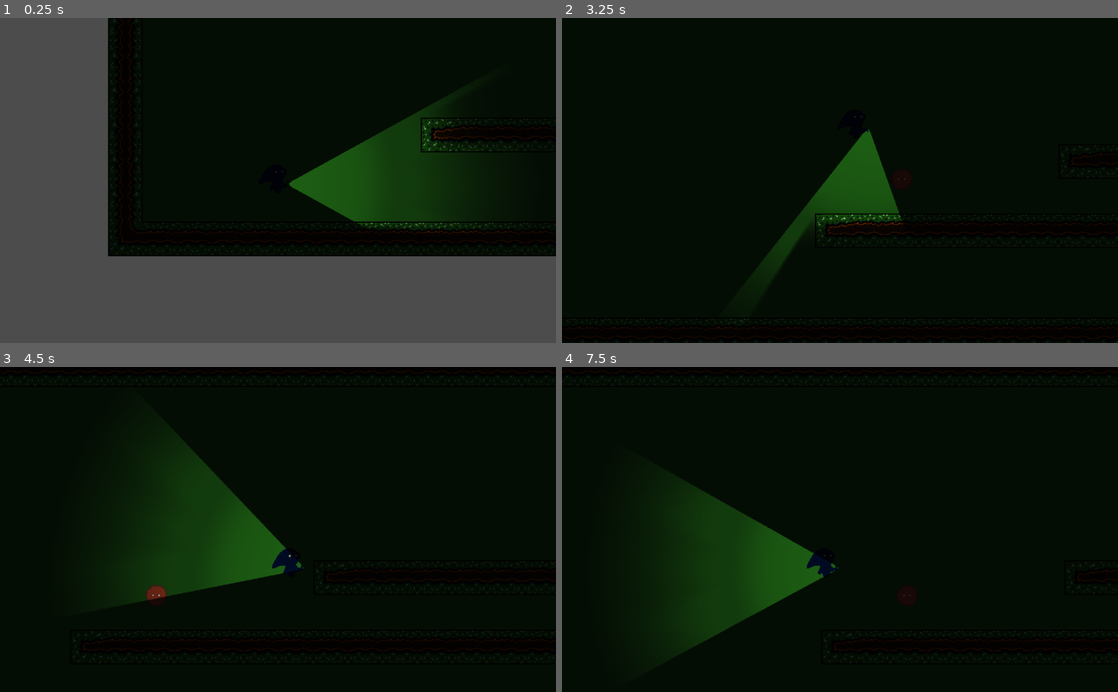
Above: before the commit, frames 1-4 (two rows, left to right).
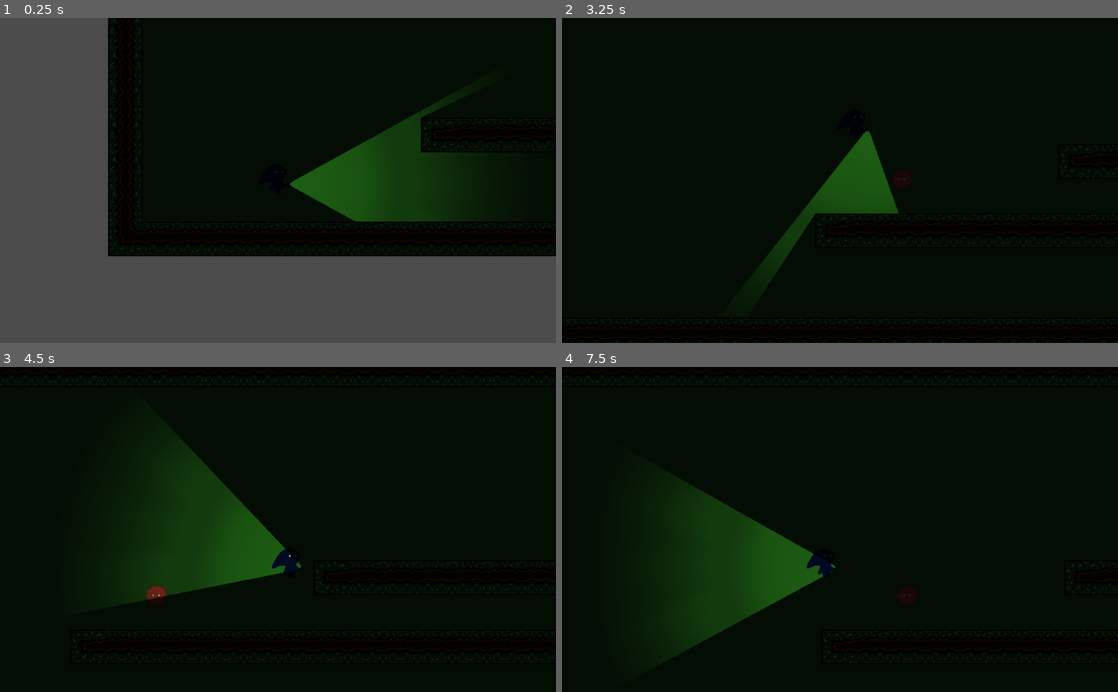
Above: after the commit, the same moments.

Repository: TeamKebab/GodotWildJam38
Game: Godot game, scene res://levels/level.tscn
The game is run twice, just before and just after one commit, with the same random seed, the same clock (stepped at 60 frames per second) and the same inputs.
Inputs (mouse positions are in pixels of both pictures, inside the frame that each line leads up to):
- Up to frame 1 (0.25 s): no input
- Up to frame 2 (3.25 s): move the mouse to (962, 164) at 0.52 s; hold Right (ui_right) 0.53-2.03 s; click (962, 164) at 0.67 s; tap Up (ui_up) at 0.77, 1.52, 3.02 s; move the mouse to (728, 196) at 1.27 s; move the mouse to (895, 109) at 2.02 s; hold Left (ui_left) 2.03-2.78 s; move the mouse to (812, 245) at 2.77 s; hold Right (ui_right) from 2.78 s (still down); click (812, 245) at 2.92 s
- Up to frame 3 (4.5 s): move the mouse to (444, 578) at 3.52 s; tap Up (ui_up) at 3.77 s; move the mouse to (111, 480) at 4.27 s; release Right (ui_right) at 4.28 s; hold Left (ui_left) from 4.28 s (still down)
- Up to frame 4 (7.5 s): tap Up (ui_up) at 4.52, 6.02, 6.77 s; move the mouse to (867, 529) at 5.02 s; release Left (ui_left) at 5.03 s; hold Right (ui_right) 5.03-5.78 s; click (867, 529) at 5.17 s; move the mouse to (756, 448) at 5.77 s; hold Left (ui_left) 5.78-7.28 s; move the mouse to (962, 513) at 6.52 s; move the mouse to (728, 545) at 7.27 s; hold Right (ui_right) from 7.28 s (still down); click (728, 545) at 7.42 s

The runs differ from the first frame. In frame 1, 0.7% of the frame differs, in the area x 52-90%, y 25-66%; in frame 2, 0.5%; in frame 3, 0.1%; in frame 4, 0.1%.

Commit message:
light detection area

Diff:
--- a/src/components/raycast_overlap/raycast_overlap.gd
+++ b/src/components/raycast_overlap/raycast_overlap.gd
@@ -3,6 +3,16 @@
 
 signal body_entered(body)
 signal body_exited(body)
+
+
+export var half_angle: float = PI setget _set_half_angle
+func _set_half_angle(value: float) -> void:
+	half_angle = value
+
+	if (rays_container == null):
+		return
+
+	_setup_rays()
 
 
 export var number_of_rays: int = 16 setget _set_number_of_rays
@@ -12,12 +22,7 @@
 	if (rays_container == null):
 		return
 
-	for ray in rays_container.get_children():
-		rays.erase(ray)
-		ray.queue_free()
-
-	for i in number_of_rays:
-		_add_ray(2*PI / number_of_rays * i)
+	_setup_rays()
 
 
 export(int, LAYERS_2D_PHYSICS) var detection_mask setget _set_detection_mask
@@ -51,7 +56,7 @@
 	cast_radius = value
 
 	for ray in rays:
-		ray.cast_to.y = cast_radius
+		ray.cast_to.x = cast_radius
 
 	if detection_area == null:
 		return
@@ -115,7 +120,8 @@
 func _add_ray(angle: float) -> void:
 	var ray = RayCast2D.new()
 	ray.rotation = angle
-	ray.cast_to.y = cast_radius
+	ray.cast_to.x = cast_radius
+	ray.cast_to.y = 0
 	ray.collision_mask = collision_mask | detection_mask
 	ray.collide_with_areas = true
 	ray.collide_with_bodies = true
@@ -124,6 +130,23 @@
 	rays_container.add_child(ray)
 
 
+func _setup_rays() -> void:
+	for ray in rays_container.get_children():
+		rays.erase(ray)
+		ray.queue_free()
+
+	var is_arc = half_angle < PI
+	var adjusted_number_of_rays = number_of_rays
+
+	if is_arc:
+		adjusted_number_of_rays = number_of_rays - 1
+
+	for i in adjusted_number_of_rays:
+		_add_ray(2 * half_angle / adjusted_number_of_rays * i - half_angle)
+
+	if is_arc:
+		_add_ray(half_angle)
+
 func _setup_detection_area() -> void:
 	var shape = CircleShape2D.new()
 	shape.radius = cast_radius
--- a/src/player/light/light.gd
+++ b/src/player/light/light.gd
@@ -1,8 +1,13 @@
-extends Light2D
+extends Node2D
 
-
+onready var light = $Light
 onready var turn_on_sound = $TurnOnSound
 onready var turn_off_sound = $TurnOffSound
+onready var detection_area = $DetectionArea
+
+func _ready() -> void:
+	detection_area.connect("body_entered", self, "_on_spoopy_entered")
+	detection_area.connect("body_exited", self, "_on_spoopy_exited")
 
 
 func _input(event):
@@ -18,9 +23,17 @@
 
 
 func _toggle() -> void:
-	if enabled:
+	if light.enabled:
 		turn_off_sound.play()
 	else:
 		turn_on_sound.play()
 
-	enabled = !enabled
+	light.enabled = !light.enabled
+
+
+func _on_spoopy_entered(spoopy: Spoopy) -> void:
+	spoopy.light_on()
+
+
+func _on_spoopy_exited(spoopy: Spoopy) -> void:
+	spoopy.light_off()
--- a/src/player/light/light.tscn
+++ b/src/player/light/light.tscn
@@ -1,16 +1,12 @@
-[gd_scene load_steps=5 format=2]
+[gd_scene load_steps=6 format=2]
 
 [ext_resource path="res://player/light/light.png" type="Texture" id=1]
 [ext_resource path="res://player/light/light.gd" type="Script" id=2]
 [ext_resource path="res://player/light/light_OFF.wav" type="AudioStream" id=3]
 [ext_resource path="res://player/light/light_ON.wav" type="AudioStream" id=4]
+[ext_resource path="res://components/raycast_overlap/raycast_overlap.tscn" type="PackedScene" id=5]
 
-[node name="Light" type="Light2D"]
-texture = ExtResource( 1 )
-offset = Vector2( -5, -6 )
-range_z_min = -1012
-range_z_max = 1012
-shadow_enabled = true
+[node name="Light" type="Node2D"]
 script = ExtResource( 2 )
 
 [node name="TurnOnSound" type="AudioStreamPlayer2D" parent="."]
@@ -18,3 +14,16 @@
 
 [node name="TurnOffSound" type="AudioStreamPlayer2D" parent="."]
 stream = ExtResource( 3 )
+
+[node name="Light" type="Light2D" parent="."]
+position = Vector2( -2.75, -6 )
+texture = ExtResource( 1 )
+range_z_min = -1012
+range_z_max = 1012
+shadow_enabled = true
+
+[node name="DetectionArea" parent="." instance=ExtResource( 5 )]
+half_angle = 0.5
+detection_mask = 4
+collision_mask = 5
+cast_radius = 400
--- a/src/player/player.tscn
+++ b/src/player/player.tscn
@@ -26,9 +26,6 @@
 
 [node name="Light" parent="." instance=ExtResource( 3 )]
 position = Vector2( 20.3882, -14.5203 )
-shadow_gradient_length = 5.0
-shadow_filter = 5
-shadow_filter_smooth = 2.0
 
 [node name="Camera2D" type="Camera2D" parent="."]
 current = true
--- a/src/project.godot
+++ b/src/project.godot
@@ -7,6 +7,16 @@
 ;   param=value ; assign values to parameters
 
 config_version=4
+
+_global_script_classes=[ {
+"base": "KinematicBody2D",
+"class": "Spoopy",
+"language": "GDScript",
+"path": "res://spoopies/spoopy.gd"
+} ]
+_global_script_class_icons={
+"Spoopy": ""
+}
 
 [application]
 
--- a/src/spoopies/spoopy.gd
+++ b/src/spoopies/spoopy.gd
@@ -1,5 +1,6 @@
 tool
 extends KinematicBody2D
+class_name Spoopy
 
 onready var sprite = $Sprite
 onready var collision = $CollisionShape2D
@@ -8,6 +9,14 @@
 func _ready() -> void:
 	_set_disabled(true)
 	detector.connect("body_entered", self, "_on_player_detected")
+
+
+func light_on() -> void:
+	print("is lit!")
+
+
+func light_off() -> void:
+	print("is in shadooow")
 
 
 func _set_disabled(value: bool) -> void:
--- a/src/spoopies/spoopy.tscn
+++ b/src/spoopies/spoopy.tscn
@@ -13,6 +13,7 @@
 script = ExtResource( 2 )
 
 [node name="PlayerDetector" parent="." instance=ExtResource( 3 )]
+visible = false
 cast_radius = 200
 
 [node name="CollisionShape2D" type="CollisionShape2D" parent="."]
